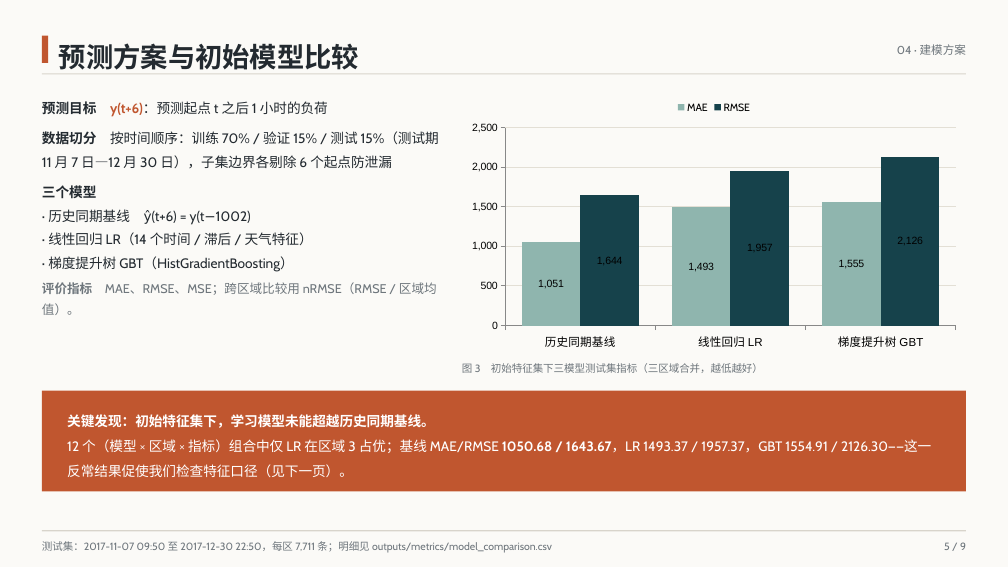
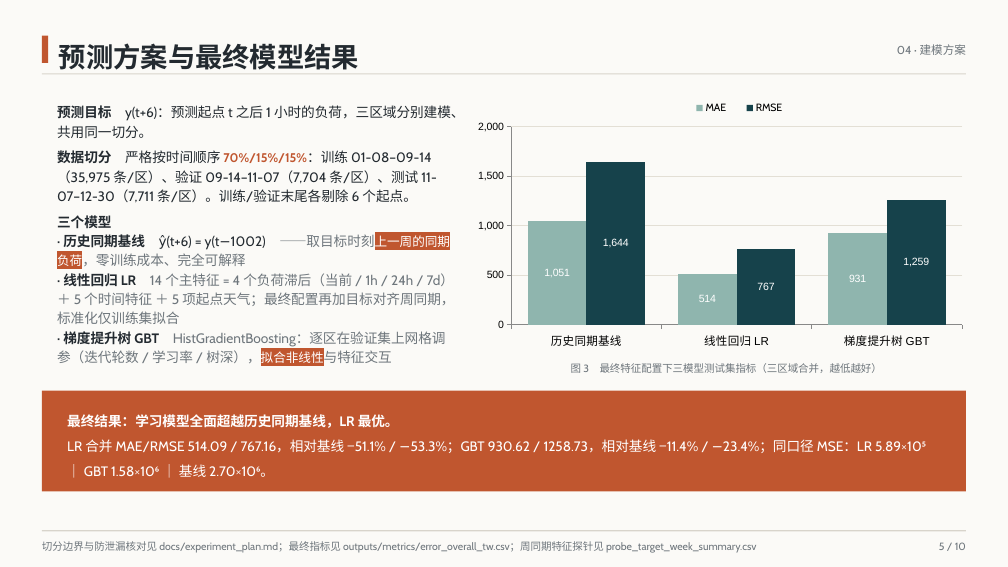
Before and after one commit to 77xiang/python_data_processing, a slide deck: slide 5 of deliverables/课程汇报PPT/课程汇报PPT.pptx. Drawn at 1008x567 pixels with LibreOffice and Linux fonts; fonts in the diff are those of the drawing. Boxes give left, top, right and bottom in pixels: in the first picture for what was removed or moved away, otherwise in the second. Text is boxed around its words. In the diff, an @@ line names an element or a change of style, - is before the commit and + after.

```diff
--- a/deliverables/课程汇报PPT/课程汇报PPT.pptx
+++ b/deliverables/课程汇报PPT/课程汇报PPT.pptx
@@ text at (59,43,359,70): text changed @@
-预测方案与初始模型比较
+预测方案与最终模型结果
@@ text at (57,105,465,203): text changed @@
-预测目标 y(t+6)：预测起点 t 之后 1 小时的负荷
-数据切分 按时间顺序：训练 70% / 验证 15% / 测试 15%（测试期 11 月 7 日—12 月 30 日），子集边界各剔除 6 个起点防泄漏
+预测目标 y(t+6)：预测起点 t 之后 1 小时的负荷，三区域分别建模、共用同一切分。
+数据切分 严格按时间顺序 70%/15%/15%：训练 01-08–09-14（35,975 条/区）、验证 09-14–11-07（7,704 条/区）、测试 11-07–12-30（7,711 条/区）。训练/验证末尾各剔除 6 个起点。
@@ text "预测目标 y(t+6)：预测起点 t 之后 1 ...": place and size @@
-text "预测目标 y(t+6)：预测起点 t 之后 1 ..." at (42,101,439,272)
+text "预测目标 y(t+6)：预测起点 t 之后 1 ..." at (57,105,465,363)
@@ column chart at (468,91,972,354) @@
@@ MAE, 线性回归 LR: 1493 to 514 @@
@@ MAE, 梯度提升树 GBT: 1555 to 931 @@
@@ data labels of MAE changed @@
@@ RMSE, 线性回归 LR: 1957 to 767 @@
@@ RMSE, 梯度提升树 GBT: 2126 to 1259 @@
@@ data labels of RMSE changed @@
@@ legend changed @@
@@ category axis changed @@
@@ value axis changed @@
@@ column chart: place and size @@
-column chart at (462,92,966,355)
+column chart at (468,91,972,354)
@@ text at (57,233,454,363): text changed; text colour #232A30 to #6E767C @@
-· 历史同期基线 ŷ(t+6) = y(t−1002)
-· 线性回归 LR（14 个时间 / 滞后 / 天气特征）
-· 梯度提升树 GBT（HistGradientBoosting）
+· 历史同期基线 ŷ(t+6) = y(t−1002) ——取目标时刻上一周的同期负荷，零训练成本、完全可解释
+· 线性回归 LR 14 个主特征 = 4 个负荷滞后（当前 / 1h / 24h / 7d）＋ 5 个时间特征 ＋ 5 项起点天气；最终配置再加目标对齐周同期，标准化仅训练集拟合
+· 梯度提升树 GBT HistGradientBoosting：逐区在验证集上网格调参（迭代轮数 / 学习率 / 树深），拟合非线性与特征交互
@@ text at (57,215,111,229): line spacing 1.45 to 1.18 @@
@@ text removed at (42,282,437,315) @@
-评价指标 MAE、RMSE、MSE；跨区域比较用 nRMSE（RMSE / 区域均值）。
@@ text at (571,363,882,373): text changed @@
-图 3 初始特征集下三模型测试集指标（三区域合并，越低越好）
+图 3 最终特征配置下三模型测试集指标（三区域合并，越低越好）
@@ text at (67,414,926,477): text changed @@
-关键发现：初始特征集下，学习模型未能超越历史同期基线。
-12 个（模型 × 区域 × 指标）组合中仅 LR 在区域 3 占优；基线 MAE/RMSE 1050.68 / 1643.67，LR 1493.37 / 1957.37，GBT 1554.91 / 2126.30——这一反常结果促使我们检查特征口径（见下一页）。
+最终结果：学习模型全面超越历史同期基线，LR 最优。
+LR 合并 MAE/RMSE 514.09 / 767.16，相对基线 −51.1% / −53.3%；GBT 930.62 / 1258.73，相对基线 −11.4% / −23.4%；同口径 MSE：LR 5.89×10⁵ ｜ GBT 1.58×10⁶ ｜ 基线 2.70×10⁶。
@@ text at (42,541,756,553): text changed @@
-测试集：2017-11-07 09:50 至 2017-12-30 22:50，每区 7,711 条；明细见 outputs/metrics/model_comparison.csv
+切分边界与防泄漏核对见 docs/experiment_plan.md；最终指标见 outputs/metrics/error_overall_tw.csv；周同期特征探针见 probe_target_week_summary.csv
@@ text at (939,542,966,550): text changed @@
-5 / 9
+5 / 10
```
Also in this commit, not shown: 8 other slides changed, 1 slide added, 8 other files.
